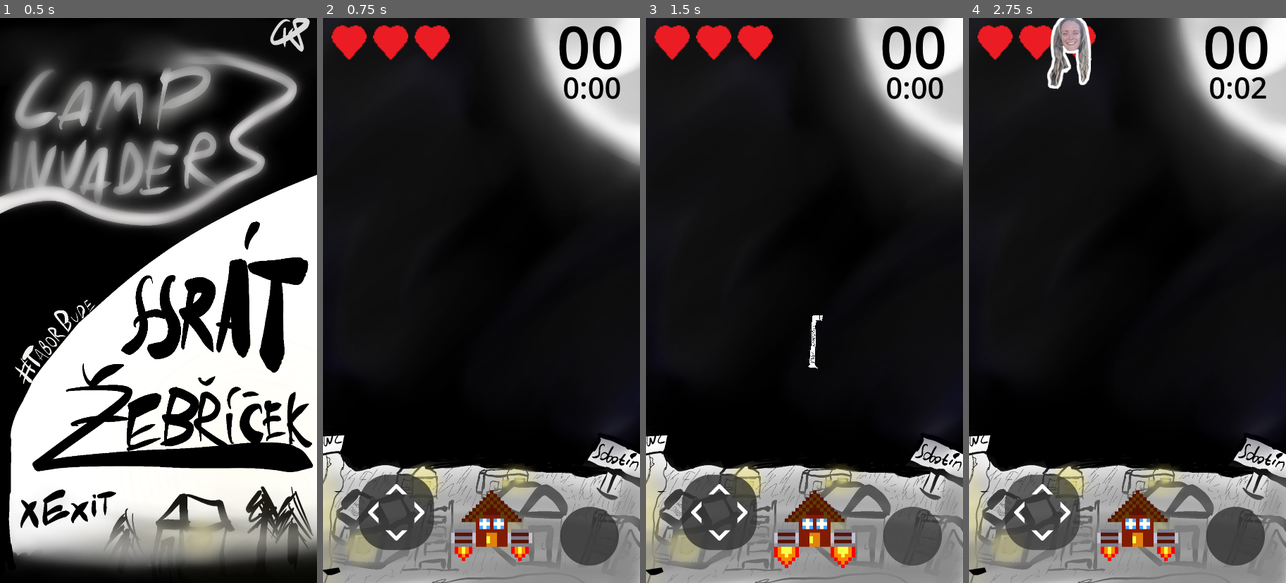
Above: before the commit, frames 1-4 (left to right).
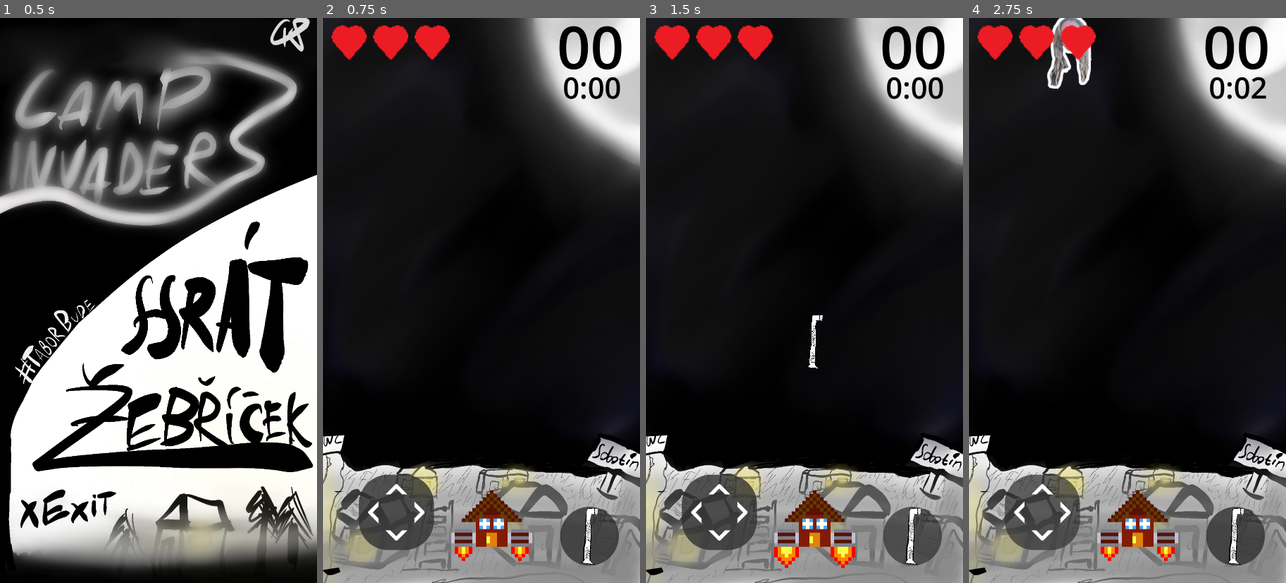
Above: after the commit, the same moments.

Repository: Honzapkcz/camp-invaders
Game: Godot game, scene res://Scenes/main_menu.tscn
Two runs of this game, one before a commit and one after it. Both use one fixed random seed, a clock stepped at 60 frames per second and the inputs below.
Inputs (mouse positions are in pixels of both pictures, inside the frame that each line leads up to):
- Up to frame 1 (0.5 s): no input
- Up to frame 2 (0.75 s): click (481, 300) at 0.5 s
- Up to frame 3 (1.5 s): click (912, 537) at 1.25 s
- Up to frame 4 (2.75 s): click (1041, 515) at 2 s

Frame 1 is identical in both runs. In frame 2, 0.2% of the frame differs, in the area x 81-87%, y 86-97%; in frame 3, 0.2%; in frame 4, 0.7%, in the area x 25-87%, y 1-97%.

Commit message:
Added icons to joistick & fire button

Diff:
--- a/src/Scenes/game_hud.tscn
+++ b/src/Scenes/game_hud.tscn
@@ -1,9 +1,10 @@
-[gd_scene load_steps=11 format=3 uid="uid://da18ia2wpw6cp"]
+[gd_scene load_steps=12 format=3 uid="uid://da18ia2wpw6cp"]
 
 [ext_resource type="Script" path="res://Scripts/game_hud.gd" id="1_0hofx"]
 [ext_resource type="Texture2D" uid="uid://c1wkbmxnu5030" path="res://Assets/srdce.png" id="1_7jgop"]
 [ext_resource type="StyleBox" uid="uid://dopuop381yntw" path="res://Scenes/round_button.tres" id="3_orrcv"]
 [ext_resource type="StyleBox" uid="uid://b41fcakqgnjfm" path="res://Scenes/round_button_hover.tres" id="4_byy3a"]
+[ext_resource type="Texture2D" uid="uid://bxtykmvq61q0e" path="res://Assets/strela.PNG" id="5_mkf4v"]
 [ext_resource type="StyleBox" uid="uid://4ptgpiqf2n2b" path="res://Scenes/round_button_pressed.tres" id="5_sh52a"]
 [ext_resource type="Texture2D" uid="uid://4dxn8flgpf4d" path="res://Assets/joistick.png" id="6_j8gjm"]
 
@@ -18,6 +19,7 @@
 [sub_resource type="StyleBoxEmpty" id="StyleBoxEmpty_tsxsg"]
 
 [node name="GameHUD" type="Control"]
+z_index = 1
 layout_mode = 3
 anchors_preset = 15
 anchor_right = 1.0
@@ -84,14 +86,18 @@
 shape = SubResource("RectangleShape2D_7637q")
 
 [node name="Button" type="Button" parent="FireButton"]
-offset_left = -100.0
+offset_left = 100.0
 offset_top = -100.0
-offset_right = 100.0
+offset_right = 300.0
 offset_bottom = 100.0
+rotation = 1.5708
 theme_override_styles/normal = ExtResource("3_orrcv")
 theme_override_styles/hover = ExtResource("4_byy3a")
 theme_override_styles/pressed = ExtResource("4_byy3a")
 theme_override_styles/focus = SubResource("StyleBoxEmpty_0j2tq")
+icon = ExtResource("5_mkf4v")
+icon_alignment = 1
+expand_icon = true
 
 [node name="JoistickButton" type="TouchScreenButton" parent="."]
 position = Vector2(250, 1680)
